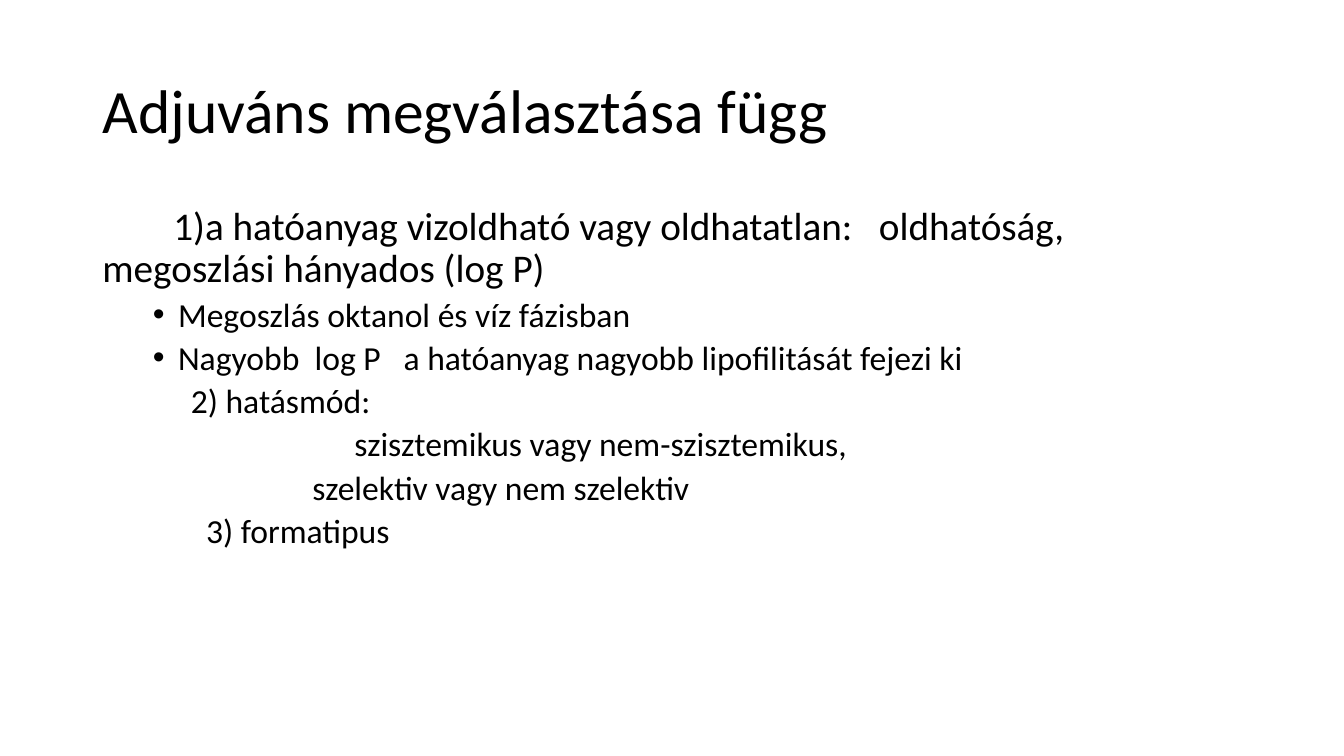
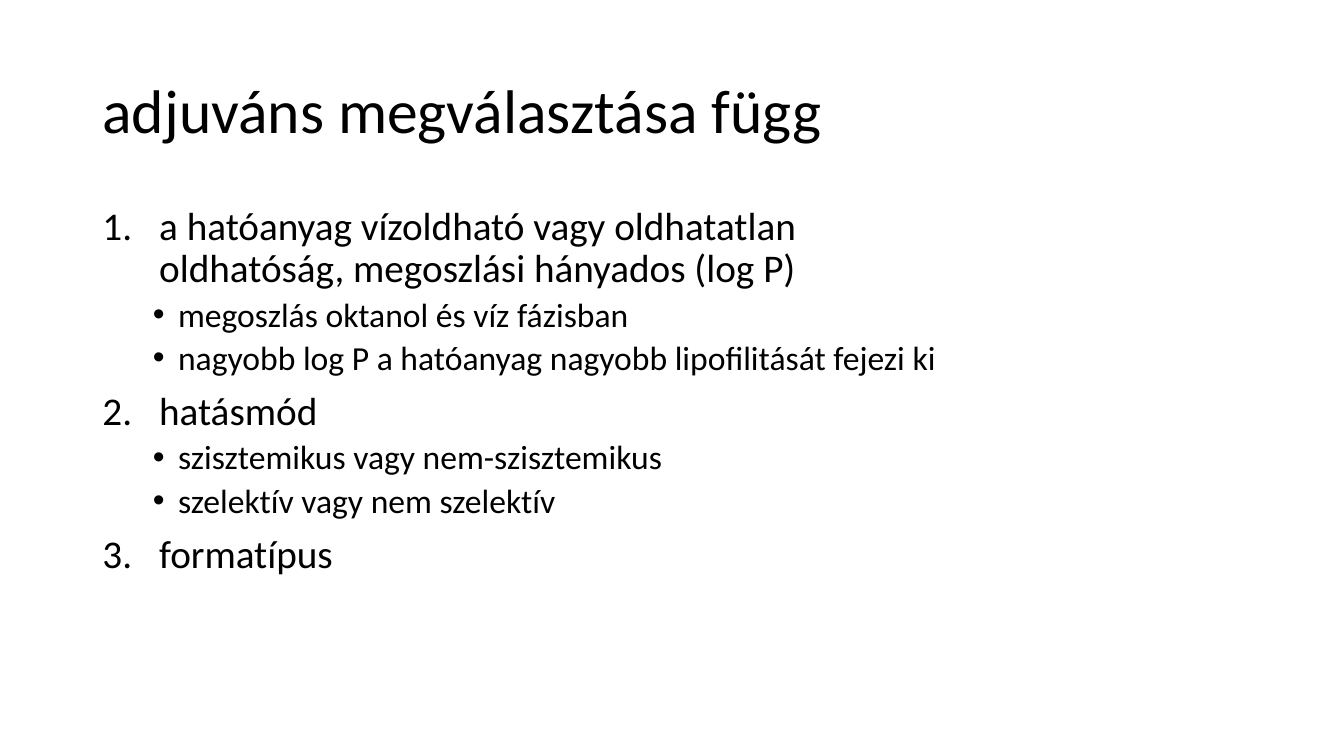
Before and after one commit to LilianaBohus/chemistry-presenations, a slide deck: slide 8 of adjuvants.pptx. Drawn at 1344x756 pixels with LibreOffice and Linux fonts; fonts in the diff are those of the drawing. Boxes give left, top, right and bottom in pixels: in the first picture for what was removed or moved away, otherwise in the second. Text is boxed around its words. In the diff, an @@ line names an element or a change of style, - is before the commit and + after.

```diff
--- a/adjuvants.pptx
+++ b/adjuvants.pptx
@@ title at (102,90,822,144): text changed @@
-Adjuváns megválasztása függ
+adjuváns megválasztása függ
@@ text at (159,212,936,575): text changed @@
-1)a hatóanyag vizoldható vagy oldhatatlan: oldhatóság, megoszlási hányados (log P)
-  • Megoszlás oktanol és víz fázisban
-  • Nagyobb log P a hatóanyag nagyobb lipofilitását fejezi ki
-  2) hatásmód:
-  szisztemikus vagy nem-szisztemikus,
-  szelektiv vagy nem szelektiv
-  3) formatipus
+1. a hatóanyag vízoldható vagy oldhatatlan
+   oldhatóság, megoszlási hányados (log P)
+  • megoszlás oktanol és víz fázisban
+  • nagyobb log P a hatóanyag nagyobb lipofilitását fejezi ki
+2. hatásmód
+  • szisztemikus vagy nem-szisztemikus
+  • szelektív vagy nem szelektív
+3. formatípus
```
Also in this commit, not shown: 4 other slides changed, 2 slides added, 1 slide removed.
